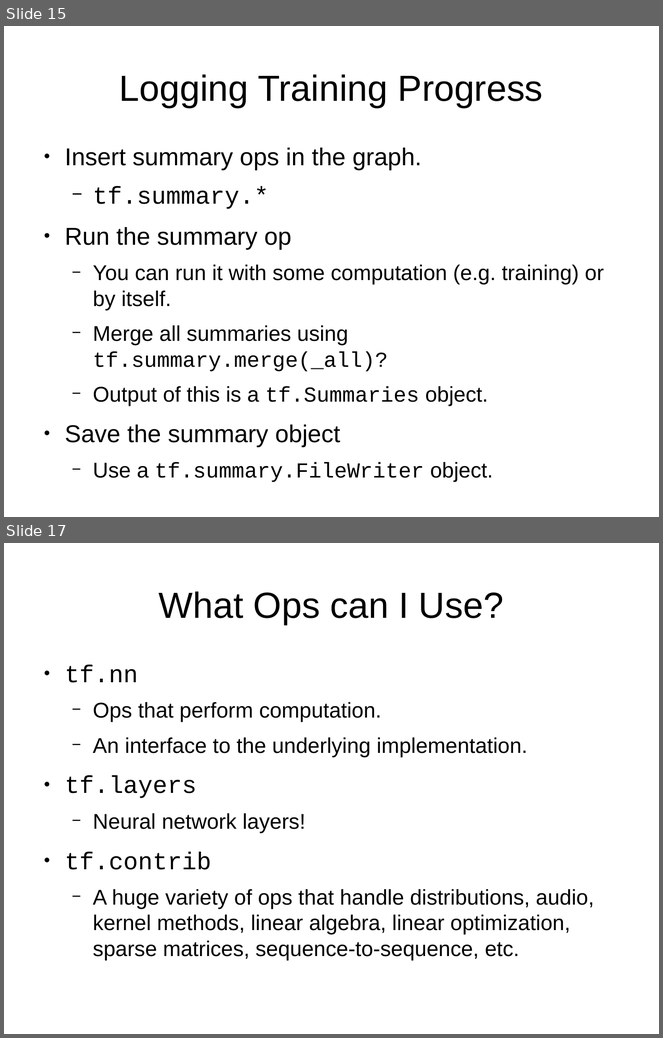
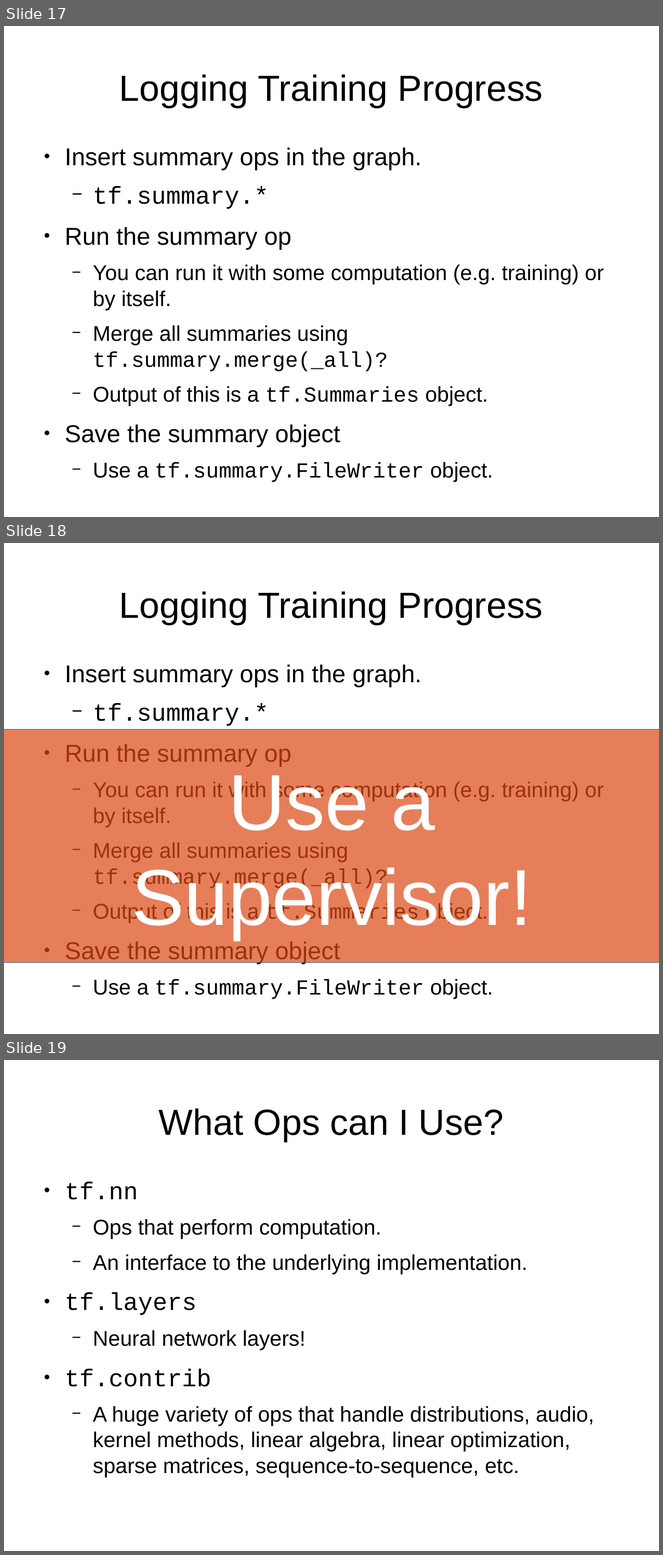
Before and after one commit to gauravmm/DL2.0-Accelerated-Introduction-to-Deep-Learning, a slide deck: intro/tf.odp. Shown one above the other, each under a label of ours: slides 15 and 17 before the commit, slides 17, 18 and 19 after it; the slides between them are not shown. The pictures are 663x1038 and 663x1555 pixels, drawn with LibreOffice and Linux fonts; fonts in the diff are those of the drawing. Boxes give left, top, right and bottom in pixels: in the first picture for what was removed or moved away, otherwise in the second. Text is boxed around its words. In the diff, an @@ line names an element or a change of style, - is before the commit and + after.

```diff
--- a/intro/tf.odp
+++ b/intro/tf.odp
@@ slide 18 added at (x1=4, y1=543, x2=659, y2=1034), background #FFFFFF @@
@@ title added at (x1=119, y1=591, x2=543, y2=625), 44 pt, text #000000 @@
+Logging Training Progress
@@ text added at (x1=65, y1=665, x2=604, y2=1000), 25.9 pt, text #000000 @@
+● Insert summary ops in the graph.
+  − tf.summary.*
+● Run the summary op
+  − You can run it with some computation (e.g. training) or by itself.
+  − Merge all summaries using tf.summary.merge(_all)?
+  − Output of this is a tf.Summaries object.
+● Save the summary object
+  − Use a tf.summary.FileWriter object.
@@ rectangle added at (x1=4, y1=730, x2=659, y2=963), fill #DD4814 at 70% opacity, outline #3465A4 0 pt, 96 pt, text #FFFFFF @@
+Use a
+Supervisor!
@@ what was slide 15 is now slide 17 @@
@@ what was slide 17 is now slide 19 @@
```
Also in this commit, not shown: 4 slides changed, 1 other slide added, 1 other file.
